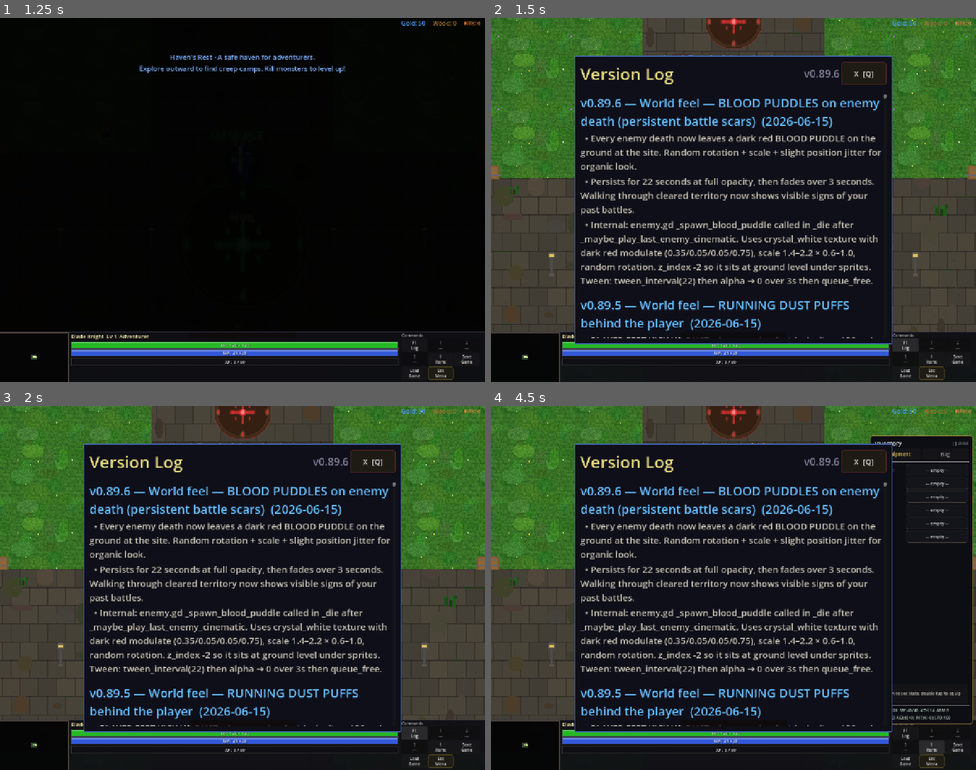
Above: before the commit, frames 1-4 (two rows, left to right).
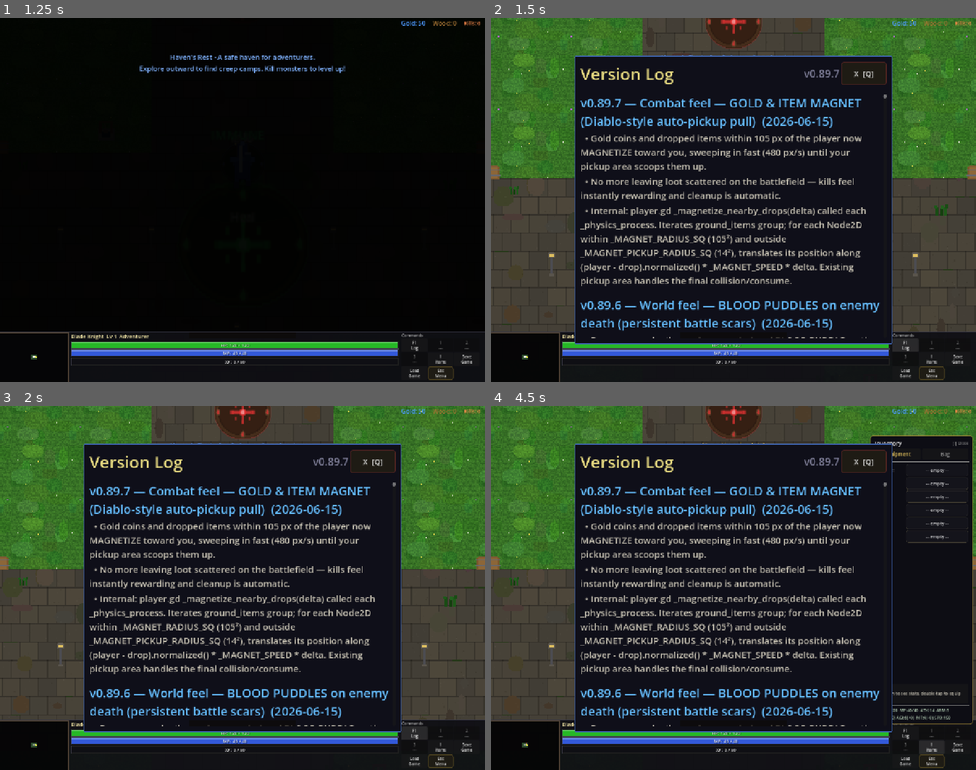
Above: after the commit, the same moments.

Repository: slxny/legends-open-rpg
Game: Godot game, scene res://scenes/main.tscn
Two runs of this game, one before a commit and one after it. Both use one fixed random seed, a clock stepped at 60 frames per second and the inputs below.
Inputs (mouse positions are in pixels of both pictures, inside the frame that each line leads up to):
- Up to frame 1 (1.25 s): tap Enter at 0.5 s; move the mouse to (218, 272) at 0.52 s; hold W (move_up) from 0.53 s (still down); hold Q (ability_1) from 0.53 s (still down); click (218, 272) at 0.67 s
- Up to frame 2 (1.5 s): release W (move_up) at 1.25 s; release Q (ability_1) at 1.25 s; click "F1 Log" at 1.25 s
- Up to frame 3 (2 s): no input
- Up to frame 4 (4.5 s): click "1 ---" at 2 s; click "2 ---" at 2.75 s; click "3 ---" at 3.5 s; click "I Items" at 4.25 s

Frame 1 is identical in both runs. In frame 2, 9.9% of the frame differs, in the area x 18-81%, y 14-88%; in frame 3, 9.9%; in frame 4, 9.9%.

Commit message:
v0.89.7: Combat feel — GOLD & ITEM MAGNET (Diablo-style)
Gold and items within 105px sweep toward the player at 480 px/s
until the pickup area scoops them up. Kills feel instantly rewarding;
no more loot scattered on the battlefield after a fight.

- player.gd:
  _MAGNET_RADIUS_SQ = 105², _MAGNET_PICKUP_RADIUS_SQ = 14²,
  _MAGNET_SPEED = 480.
  _magnetize_nearby_drops(delta) called each _physics_process.
  Iterates ground_items group, translates each Node2D within radius
  toward player. Existing pickup area handles the final consume.

Headless: smoke all PASS.

Co-Authored-By: Claude Opus 4.7 (1M context) <noreply@anthropic.com>

Diff:
--- a/scenes/player/player.gd
+++ b/scenes/player/player.gd
@@ -508,6 +508,9 @@
 		if _dust_puff_timer <= 0.0:
 			_dust_puff_timer = _DUST_PUFF_INTERVAL
 			_spawn_running_dust_puff()
+
+	# Phase 5.x — magnetize nearby gold/item drops toward player (Diablo-style).
+	_magnetize_nearby_drops(delta)
 
 	# Heal beacon immunity visual feedback — detect transitions
 	if is_on_heal_beacon and not _was_on_heal_beacon:
@@ -3613,6 +3616,24 @@
 
 const _EnemyScript = preload("res://scenes/enemies/enemy.gd")
 
+const _MAGNET_RADIUS_SQ: float = 105.0 * 105.0
+const _MAGNET_PICKUP_RADIUS_SQ: float = 14.0 * 14.0
+const _MAGNET_SPEED: float = 480.0
+
+func _magnetize_nearby_drops(delta: float) -> void:
+	var step: float = _MAGNET_SPEED * delta
+	for d in get_tree().get_nodes_in_group("ground_items"):
+		if not (d is Node2D):
+			continue
+		var node: Node2D = d
+		var to_player: Vector2 = global_position - node.global_position
+		var dist_sq: float = to_player.length_squared()
+		if dist_sq > _MAGNET_RADIUS_SQ:
+			continue
+		if dist_sq <= _MAGNET_PICKUP_RADIUS_SQ:
+			continue
+		node.global_position += to_player.normalized() * step
+
 func _free_drop(area: Area2D) -> void:
 	# Recycle pooled drops (have "Visual" child), queue_free others
 	if area.has_node("Visual"):
--- a/scenes/ui/changelog_dialog.gd
+++ b/scenes/ui/changelog_dialog.gd
@@ -9,9 +9,19 @@
 var _is_visible: bool = false
 var _is_mobile: bool = false
 
-const GAME_VERSION := "v0.89.6"
+const GAME_VERSION := "v0.89.7"
 
 const CHANGELOG: Array[Dictionary] = [
+	{
+		"version": "v0.89.7",
+		"title": "Combat feel — GOLD & ITEM MAGNET (Diablo-style auto-pickup pull)",
+		"date": "2026-06-15",
+		"entries": [
+			"Gold coins and dropped items within 105 px of the player now MAGNETIZE toward you, sweeping in fast (480 px/s) until your pickup area scoops them up.",
+			"No more leaving loot scattered on the battlefield — kills feel instantly rewarding and cleanup is automatic.",
+			"Internal: player.gd _magnetize_nearby_drops(delta) called each _physics_process. Iterates ground_items group; for each Node2D within _MAGNET_RADIUS_SQ (105²) and outside _MAGNET_PICKUP_RADIUS_SQ (14²), translates its position along (player - drop).normalized() * _MAGNET_SPEED * delta. Existing pickup area handles the final collision/consume.",
+		]
+	},
 	{
 		"version": "v0.89.6",
 		"title": "World feel — BLOOD PUDDLES on enemy death (persistent battle scars)",
Not shown, added: .claude/settings.json
Not shown, changed: .claude/settings.local.json
Not shown, added: scenes/player/dodge_controller.gd.uid
Not shown, added: scripts/autoloads/hit_stop_controller.gd.uid
Not shown, added: scripts/combat/attack_clock.gd.uid
Not shown, added: scripts/combat/attack_intent.gd.uid
Not shown, added: scripts/combat/attack_intent_resolver.gd.uid
Not shown, added: scripts/combat/camera_shake_2d.gd.uid
Not shown, added: scripts/combat/hit_event.gd.uid
Not shown, added: scripts/combat/hit_result.gd.uid
Not shown, added: scripts/combat/input_buffer.gd.uid
Not shown, added: scripts/components/combat_audio_component.gd.uid
(and 13 more such lines)
